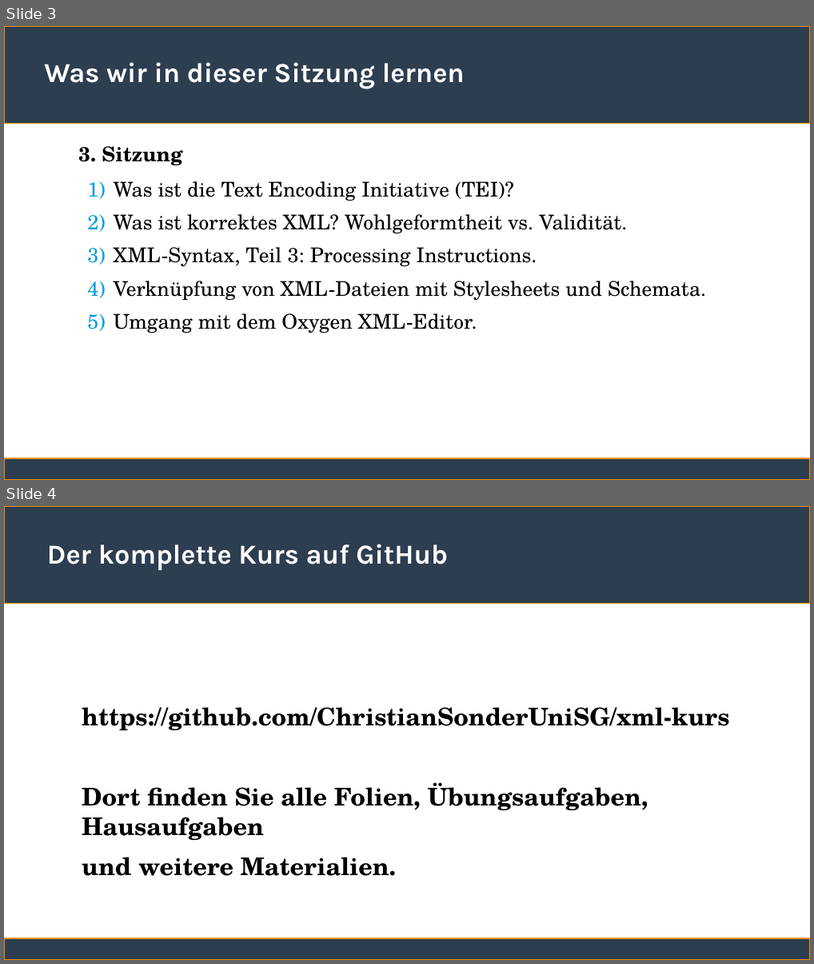
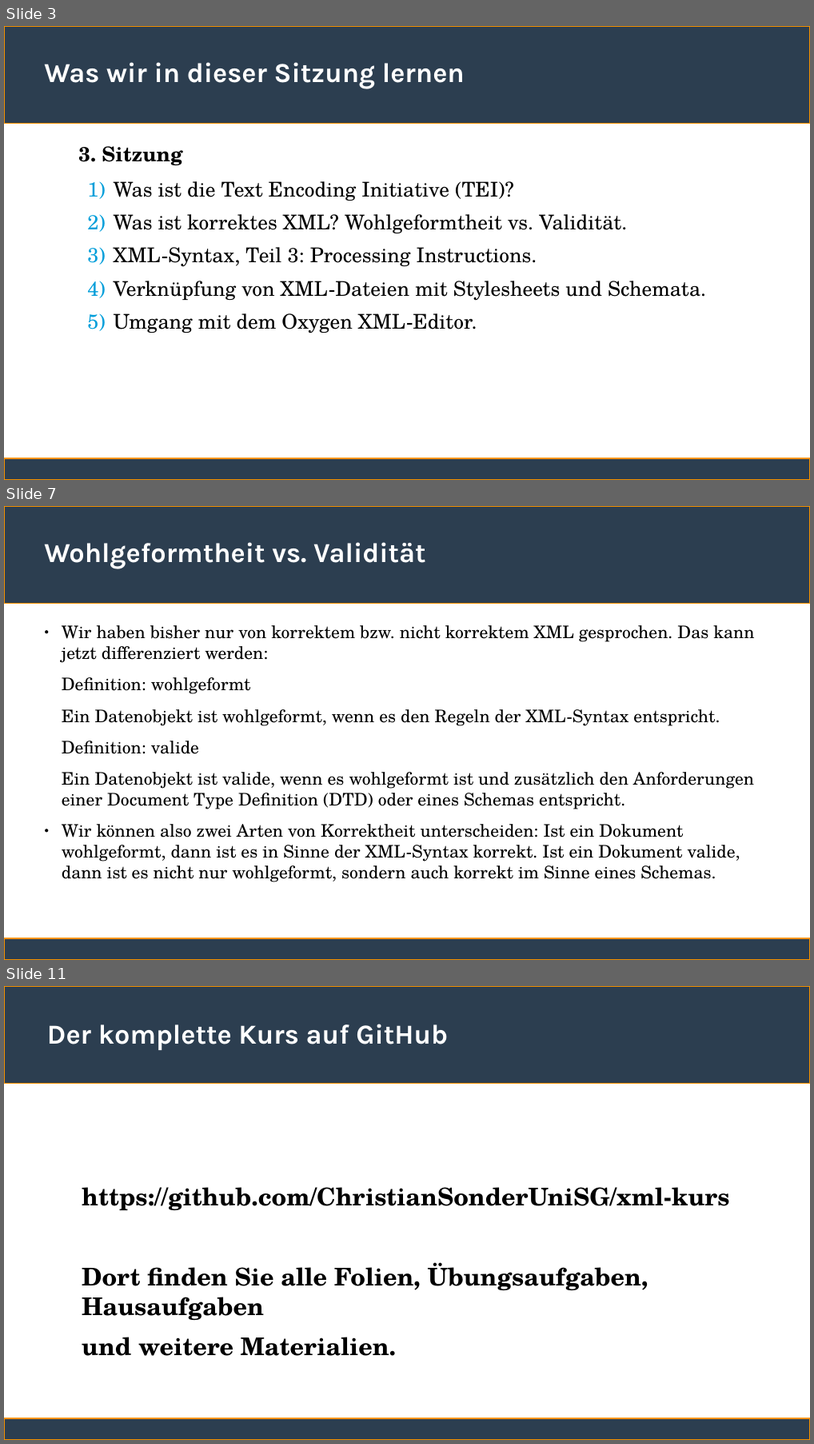
Before and after one commit to ChristianSonderUniSG/xml-kurs, a slide deck: sitzung_3/sitzung_3.odp. Shown one above the other, each under a label of ours: slides 3 and 4 before the commit, slides 3, 7 and 11 after it; the slides between them are not shown. The pictures are 814x964 and 814x1444 pixels, drawn with LibreOffice and Linux fonts; fonts in the diff are those of the drawing. Boxes give left, top, right and bottom in pixels: in the first picture for what was removed or moved away, otherwise in the second. Text is boxed around its words. In the diff, an @@ line names an element or a change of style, - is before the commit and + after.

```diff
--- a/sitzung_3/sitzung_3.odp
+++ b/sitzung_3/sitzung_3.odp
@@ slide 7 added at (4,506,810,960), background #FFFFFF; not listed: 2 template elements that a slide beside it also shows @@
@@ title added at (44,542,426,569), 27 pt, text #FFFFFF, bold @@
+Wohlgeformtheit vs. Validität
@@ text added at (62,625,754,882), 17 pt, text #000000 @@
+● Wir haben bisher nur von korrektem bzw. nicht korrektem XML gesprochen. Das kann jetzt differenziert werden:
+Definition: wohlgeformt
+Ein Datenobjekt ist wohlgeformt, wenn es den Regeln der XML-Syntax entspricht.
+Definition: valide
+Ein Datenobjekt ist valide, wenn es wohlgeformt ist und zusätzlich den Anforderungen einer Document Type Definition (DTD) oder eines Schemas entspricht.
+● Wir können also zwei Arten von Korrektheit unterscheiden: Ist ein Dokument wohlgeformt, dann ist es in Sinne der XML-Syntax korrekt. Ist ein Dokument valide, dann ist es nicht nur wohlgeformt, sondern auch korrekt im Sinne eines Schemas.
@@ what was slide 4 is now slide 11 @@
```
Also in this commit, not shown: 6 other slides added, 1 other file.
